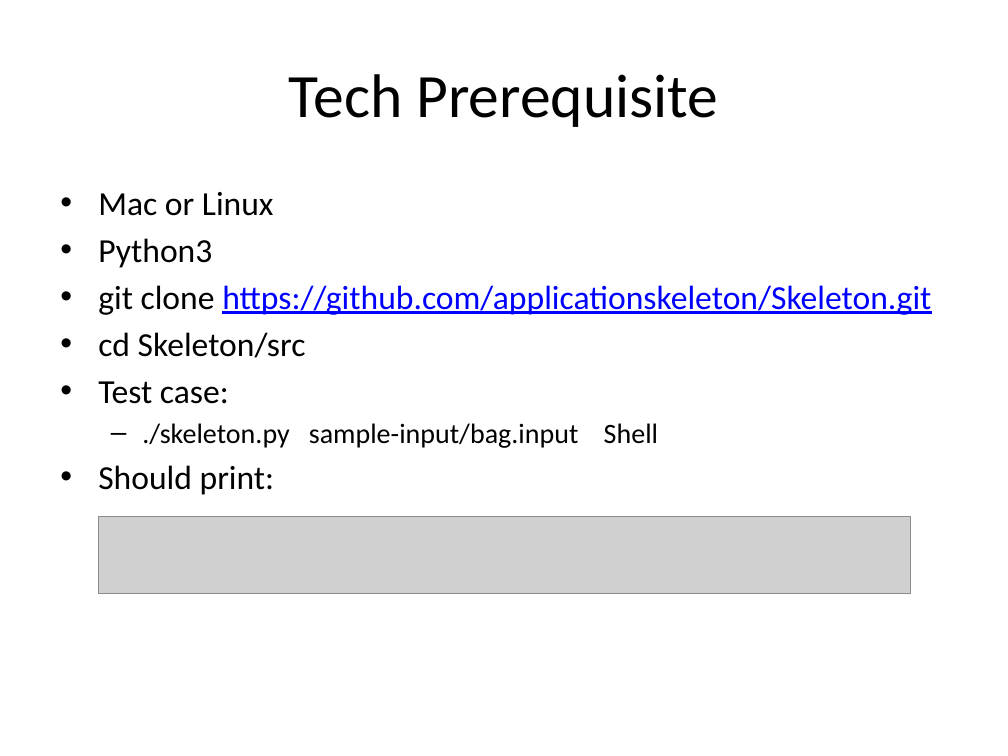
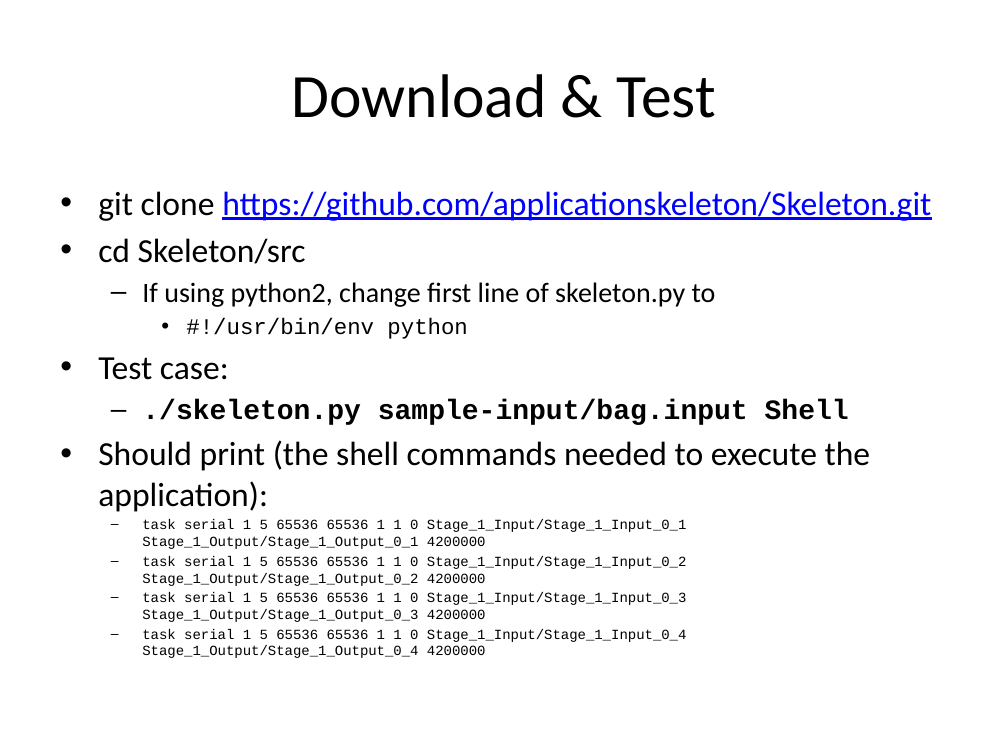
Before and after one commit to applicationskeleton/Skeleton, a slide deck: slide 3 of tutorial/skeleton-tutorial.pptx (slide 2 before the commit). Drawn at 1008x756 pixels with LibreOffice and Linux fonts; fonts in the diff are those of the drawing; grey boxes stand for pictures. Boxes give left, top, right and bottom in pixels: in the first picture for what was removed or moved away, otherwise in the second. Text is boxed around its words. In the diff, an @@ line names an element or a change of style, - is before the commit and + after.

```diff
--- a/tutorial/skeleton-tutorial.pptx
+++ b/tutorial/skeleton-tutorial.pptx
@@ title at [292, 74, 715, 118]: text changed @@
-Tech Prerequisite
+Download & Test
@@ text at [98, 192, 274, 268]: paragraphs removed @@
-• Mac or Linux
-• Python3
@@ text at [142, 282, 716, 339]: paragraphs added @@
+  – If using python2, change first line of skeleton.py to
+    • #!/usr/bin/env python
@@ text at [142, 400, 849, 425]: font Calibri to Courier New, bold on in "./skeleton.py sample-input/bag.input Shell" @@
@@ text at [98, 440, 871, 658]: text changed; size 24 to 10 pt; font Calibri to Courier New @@
-• Should print:
+• Should print (the shell commands needed to execute the application):
+  – task serial 1 5 65536 65536 1 1 0 Stage_1_Input/Stage_1_Input_0_1 Stage_1_Output/Stage_1_Output_0_1 4200000
+  – task serial 1 5 65536 65536 1 1 0 Stage_1_Input/Stage_1_Input_0_2 Stage_1_Output/Stage_1_Output_0_2 4200000
+  – task serial 1 5 65536 65536 1 1 0 Stage_1_Input/Stage_1_Input_0_3 Stage_1_Output/Stage_1_Output_0_3 4200000
+  – task serial 1 5 65536 65536 1 1 0 Stage_1_Input/Stage_1_Input_0_4 Stage_1_Output/Stage_1_Output_0_4 4200000
@@ picture removed at [99, 517, 910, 594] @@
```
Also in this commit, not shown: 10 other slides changed, 5 slides added, 1 other file.
